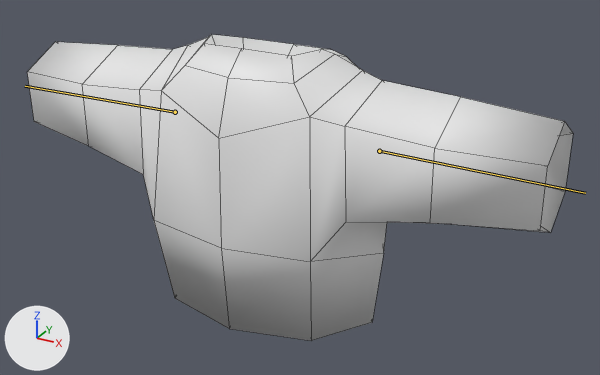
What one commit did to the FBX model ECOE sim/Assets/Art/Characters/Resources/Clothes/Shirts/CropShirt.fbx.
Before and after are seen from a camera (50 mm lens) standing at (1.058, -1.769, 1.316) and looking at (0.075, 0.017, 0.422). Lighting does not change. The marker at lower left points along +X, +Y and +Z. The older version comes first. The bones that change are drawn over the model as lines. Mesh edges are drawn as thin lines.

The first picture shows 'CroptShirt'.
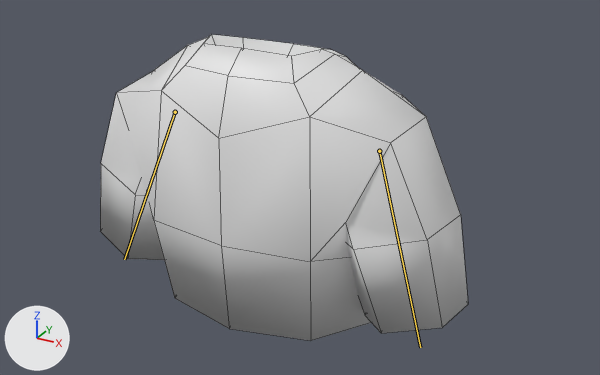
The newer file adds an action. The first version stands in its rest pose; the second is drawn at frame 1 of the action 'CartoonArmature|Idle.001'.

The edits, one by one:
Bone 'Arm.L' (bone_arm_l) turns from (0, 0, 0) to (-76, 21, -13) degrees about its own x, y and z.
Bone 'Arm.R' (bone_arm_r) turns from (0, 0, 0) to (-76, -21, 13) degrees about its own x, y and z.

Location of each change, [x1, y1, x2, y2] in pixels of the pictures (600 x 375 px):
'CroptShirt', posed (33% narrower)
    before: [27, 34, 573, 341]
    after: [100, 34, 468, 341]
bone 'Arm.L', root to tip
    before: (175, 112) to (25, 86)
    after: (175, 112) to (124, 259)
bone 'Arm.R', root to tip
    before: (379, 151) to (585, 193)
    after: (379, 151) to (420, 347)
